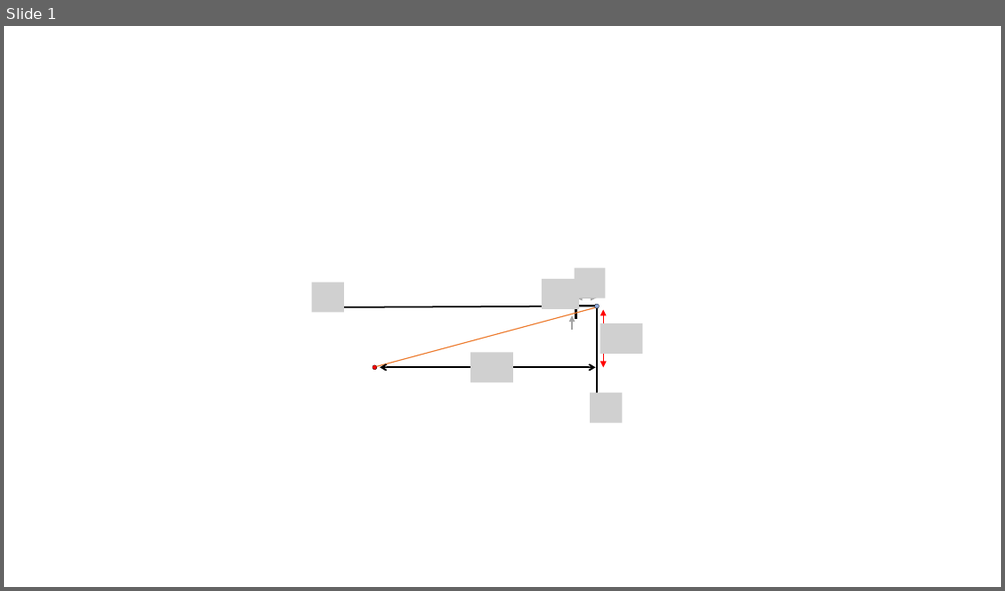
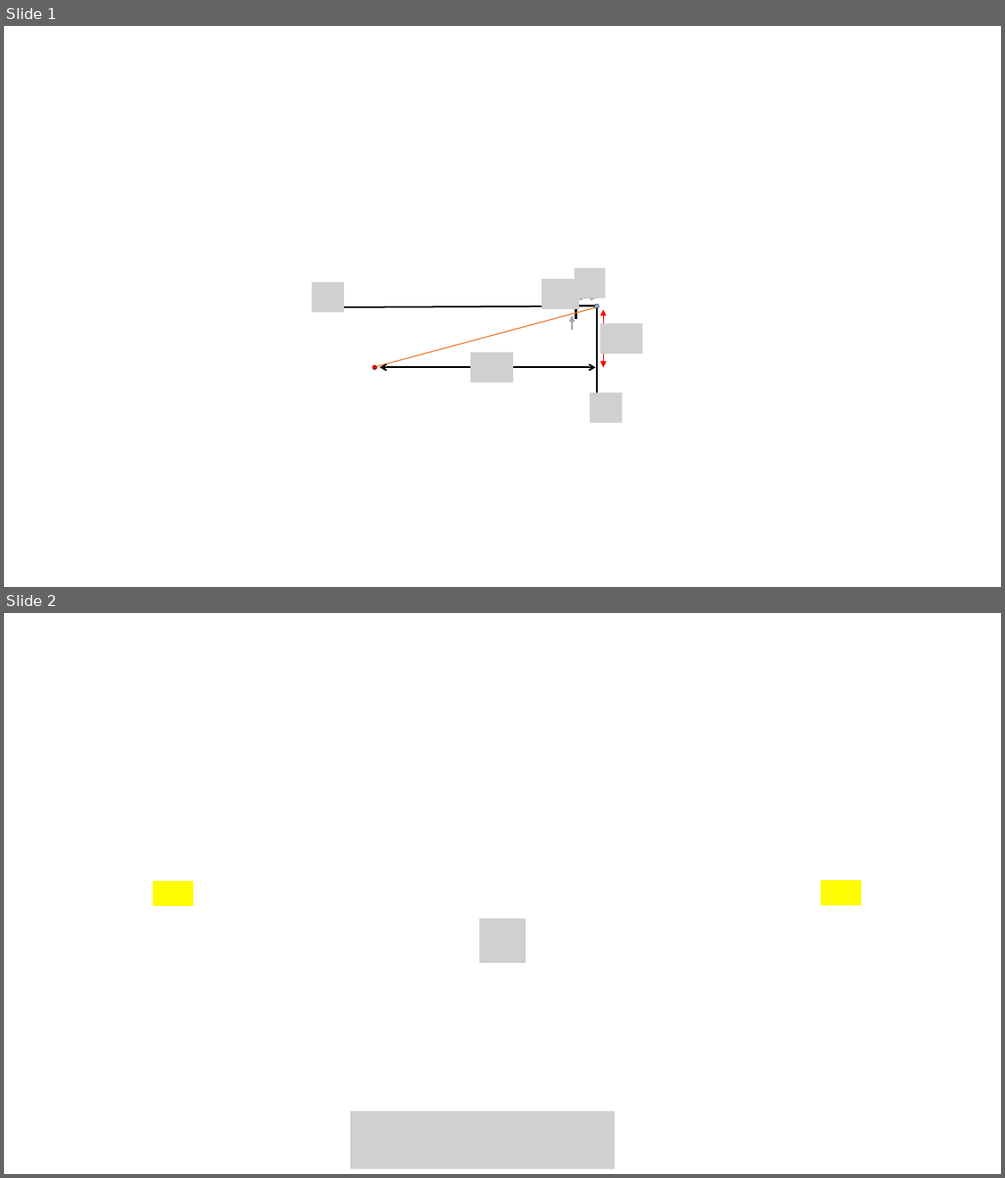
Before and after one commit to yindaheng98/Notebook, a slide deck: 学习笔记/图形学/i/三角测量补充图.pptx. Shown one above the other, each under a label of ours: slide 1 before the commit, slides 1 and 2 after it. The pictures are 1005x591 and 1005x1178 pixels, drawn with LibreOffice and Linux fonts; fonts in the diff are those of the drawing; grey boxes stand for pictures; background and template pictures are left out. Boxes give left, top, right and bottom in pixels: in the first picture for what was removed or moved away, otherwise in the second. Text is boxed around its words. In the diff, an @@ line names an element or a change of style, - is before the commit and + after.

```diff
--- a/学习笔记/图形学/i/三角测量补充图.pptx
+++ b/学习笔记/图形学/i/三角测量补充图.pptx
@@ slide 2 added at box(4, 613, 1001, 1174), background picture (left out) @@
@@ rectangle added at box(303, 713, 350, 758), fill #FFFFFF @@
@@ rectangle added at box(613, 713, 660, 758), fill #FFFFFF @@
@@ rectangle added at box(153, 881, 194, 906), fill #FFFC01 @@
@@ rectangle added at box(821, 880, 861, 905), fill #FFFC01 @@
@@ picture added at box(479, 918, 526, 964) @@
@@ picture added at box(350, 1111, 615, 1168) @@
@@ rectangle added at box(269, 1123, 699, 1168), fill #FFFFFF, outline #FFFFFF 1 pt @@
```
Also in this commit, not shown: 12 other files.
